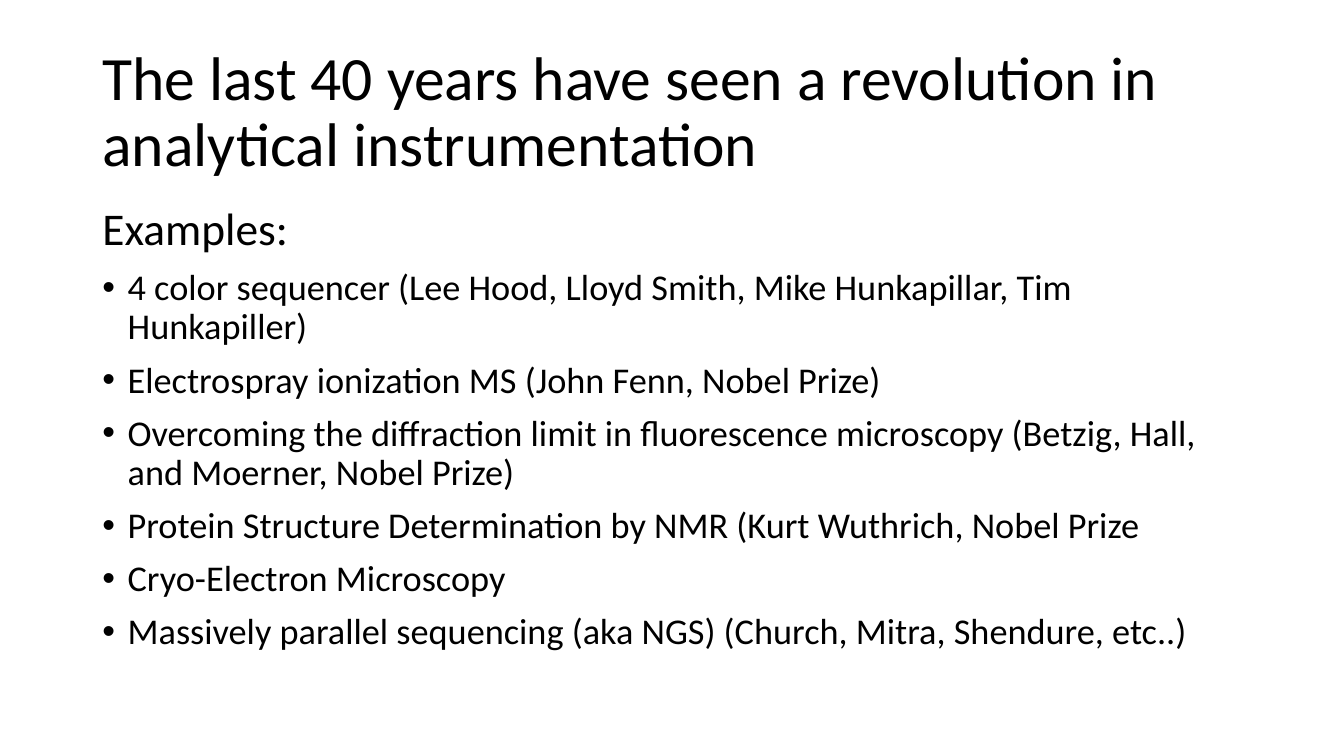
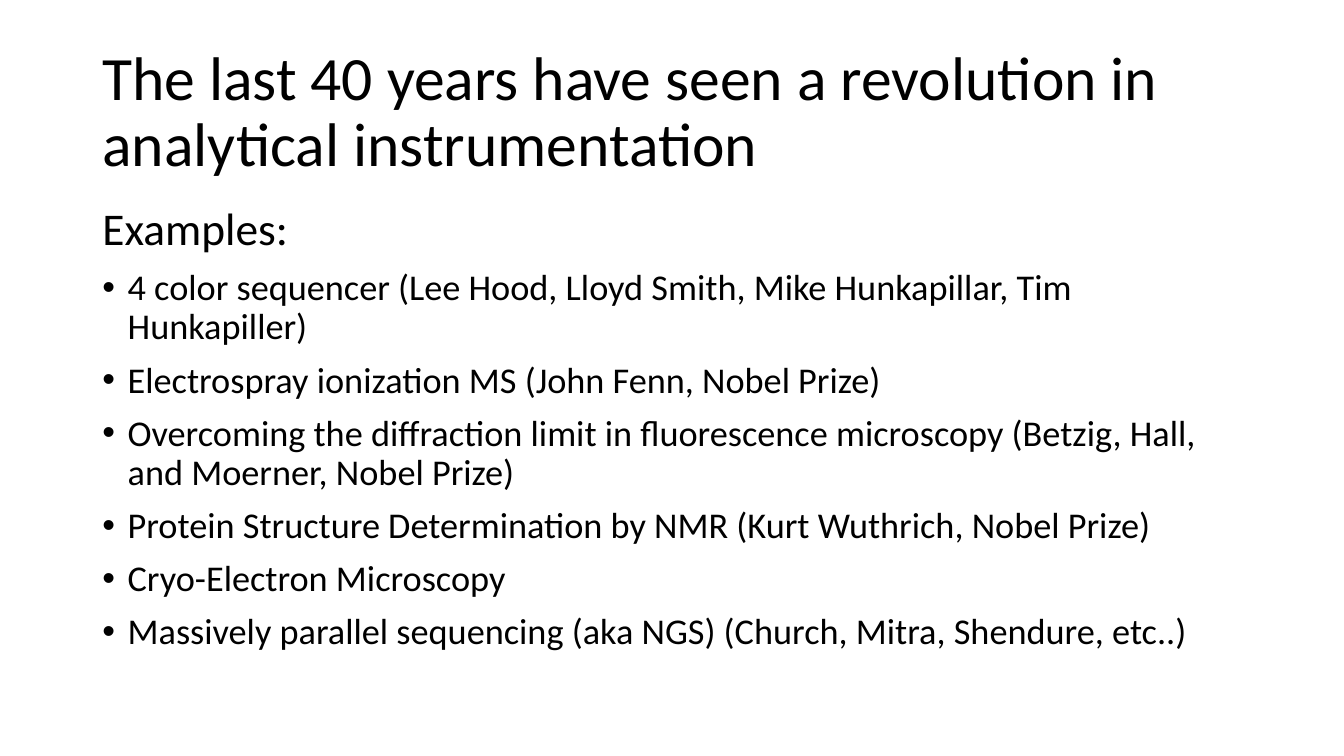
Before and after one commit to beliveau-lab/gen575, a slide deck: slide 7 of lectures/1.Introduction.pptx. Drawn at 1344x756 pixels with LibreOffice and Linux fonts; fonts in the diff are those of the drawing. Boxes give left, top, right and bottom in pixels: in the first picture for what was removed or moved away, otherwise in the second. Text is boxed around its words. In the diff, an @@ line names an element or a change of style, - is before the commit and + after.

```diff
--- a/lectures/1.Introduction.pptx
+++ b/lectures/1.Introduction.pptx
@@ text at (x1=128, y1=511, x2=1150, y2=544): text changed @@
-• Protein Structure Determination by NMR (Kurt Wuthrich, Nobel Prize
+• Protein Structure Determination by NMR (Kurt Wuthrich, Nobel Prize)
```
Also in this commit, not shown: 1 other slide changed.
